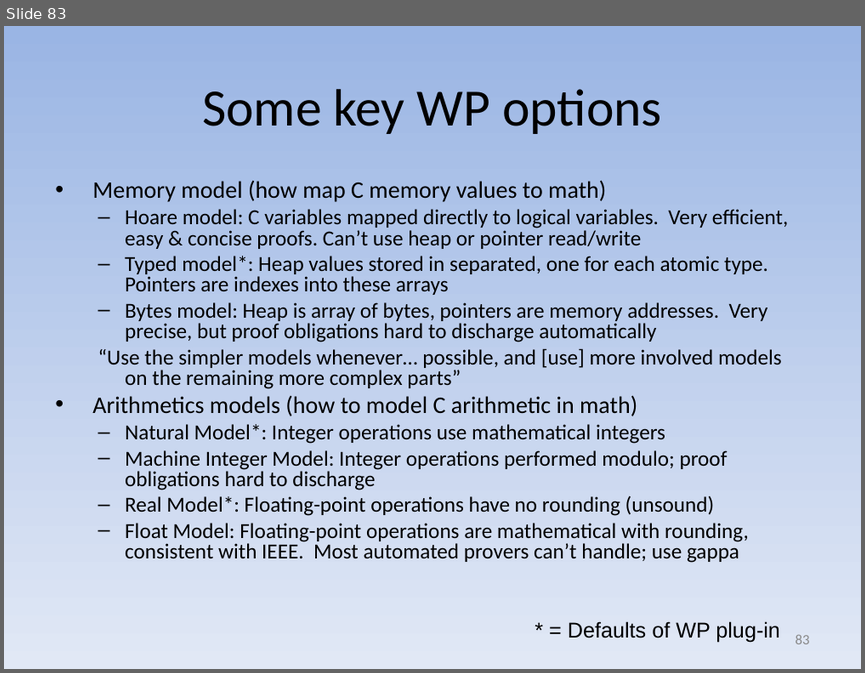
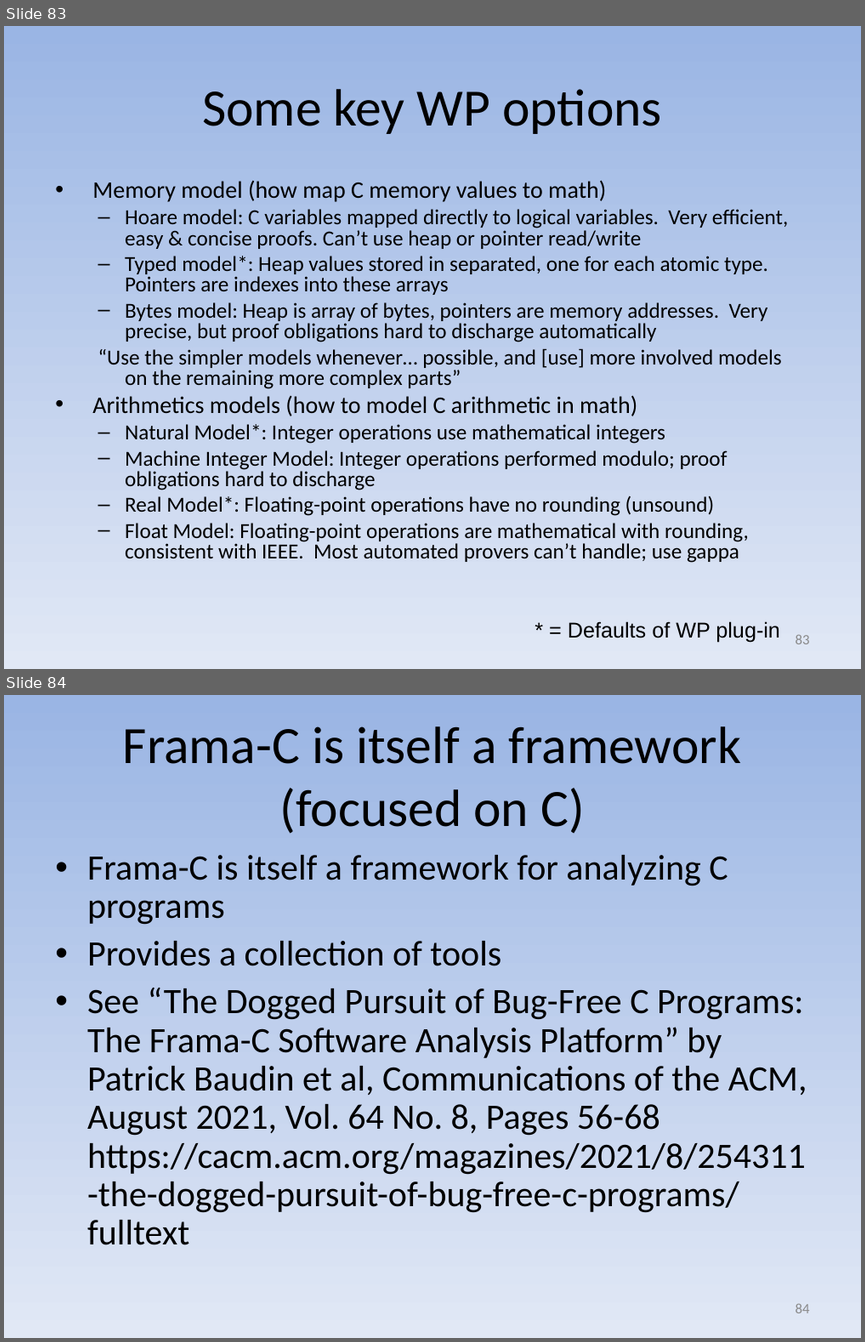
Before and after one commit to david-a-wheeler/david-a-wheeler.github.io, a slide deck: secure-class/presentations/Secure-Software-10-Formal-Methods.ppt. Shown one above the other, each under a label of ours: slide 83 before the commit, slides 83 and 84 after it. The pictures are 865x673 and 865x1342 pixels, drawn with LibreOffice and Linux fonts; fonts in the diff are those of the drawing. Boxes give left, top, right and bottom in pixels: in the first picture for what was removed or moved away, otherwise in the second. Text is boxed around its words. In the diff, an @@ line names an element or a change of style, - is before the commit and + after.

```diff
--- a/secure-class/presentations/Secure-Software-10-Formal-Methods.ppt
+++ b/secure-class/presentations/Secure-Software-10-Formal-Methods.ppt
@@ slide 84 added at box(4, 695, 861, 1338), background gradient #9AB5E4 to #E1E8F5 @@
@@ title added at box(123, 726, 741, 834), 44 pt, text #000000 @@
+Frama-C is itself a framework (focused on C)
@@ text added at box(87, 855, 807, 1245), 30 pt, text #000000 @@
+• Frama-C is itself a framework for analyzing C programs
+• Provides a collection of tools
+• See “The Dogged Pursuit of Bug-Free C Programs: The Frama-C Software Analysis Platform” by Patrick Baudin et al, Communications of the ACM, August 2021, Vol. 64 No. 8, Pages 56-68 https://cacm.acm.org/magazines/2021/8/254311-the-dogged-pursuit-of-bug-free-c-programs/fulltext
@@ page number added at box(795, 1303, 810, 1313), 12 pt, text #898989 @@
+84
```
Also in this commit, not shown: 3 slides changed, 1 other file.
